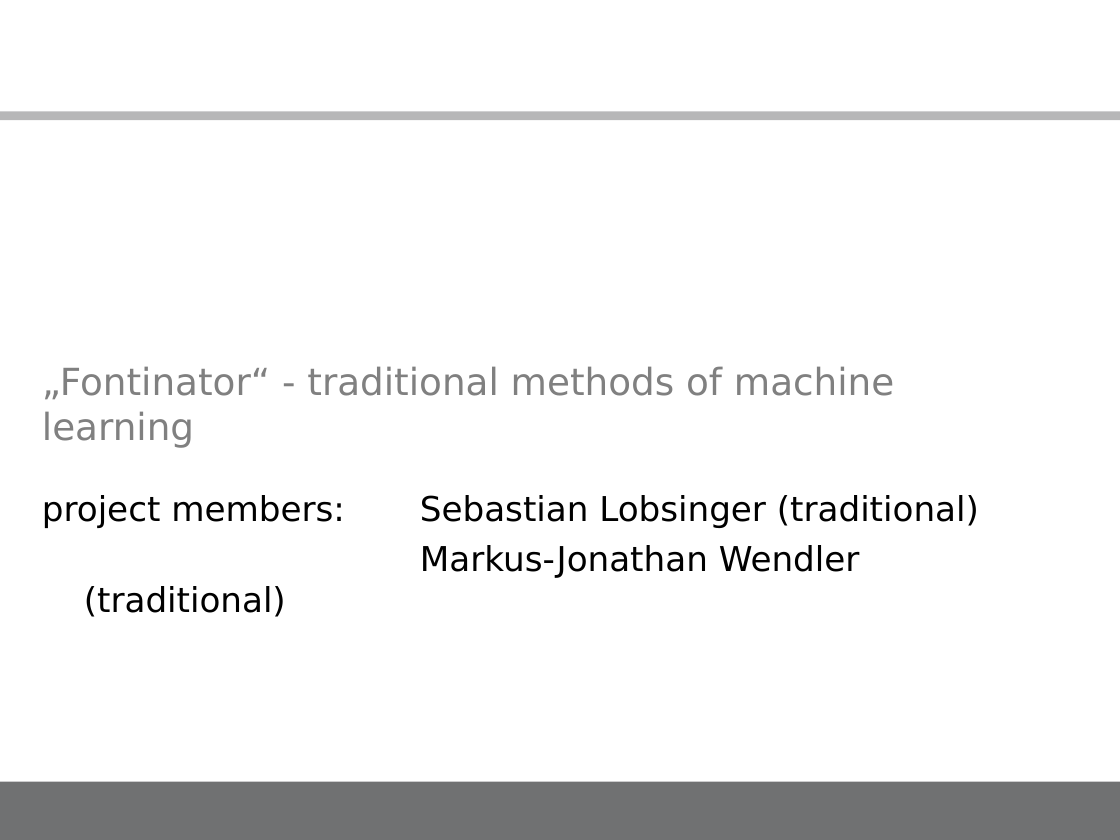
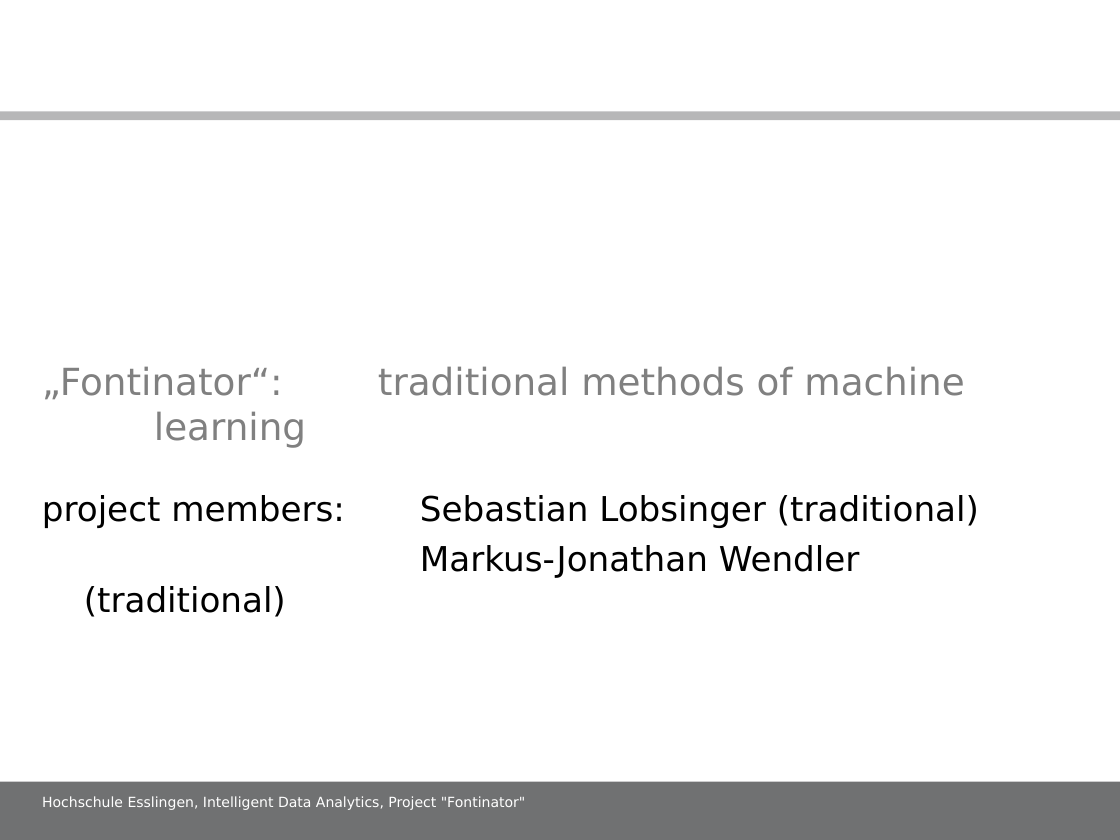
Before and after one commit to alex-ta/Fontinator, a slide deck: slide 9 of Documents/IDA_project_presentation.ppt. Drawn at 1120x840 pixels with LibreOffice and Linux fonts; fonts in the diff are those of the drawing; background and template pictures are left out. Boxes give left, top, right and bottom in pixels: in the first picture for what was removed or moved away, otherwise in the second. Text is boxed around its words. In the diff, an @@ line names an element or a change of style, - is before the commit and + after.

```diff
--- a/Documents/IDA_project_presentation.ppt
+++ b/Documents/IDA_project_presentation.ppt
@@ title at [42,366,964,400]: text changed @@
-„Fontinator“ - traditional methods of machine learning
+„Fontinator“: traditional methods of machine learning
@@ text added at [42,796,526,810], 9 pt, text #FFFFFF @@
+Hochschule Esslingen, Intelligent Data Analytics, Project "Fontinator"
```
Also in this commit, not shown: 18 other slides changed, 15 slides removed.
